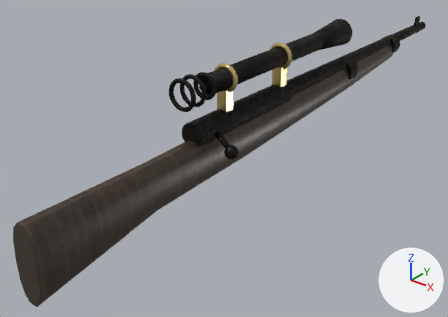
Renders of the glTF model assets/models/weapon_springfield.glb from each side of a commit.
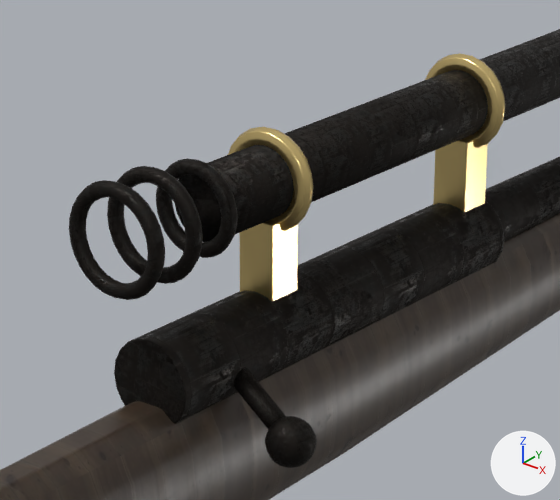
There are two pictures of each version: one whole from a camera (50 mm lens) standing at (0.492, -0.507, 0.351) and looking at (-0.052, 0.172, -0.07), one close up on the part from 33% to 69% of the width and 9% to 53% of the height. Lighting does not change. The marker at lower right points along +X, +Y and +Z. The older version's two pictures come first. Where no turn or scale is listed for an object, it has been applied to the vertices. Vertices at exactly the same position are counted once.

Script lines for the objects in view, before the commit:
```python
mat_aaa_brass_rings = principled_material('aaa_brass_rings')
mat_aaa_brass_rings.base_color = (0.76, 0.58, 0.24)  # yellow #e2c886
mat_aaa_brass_rings.metallic = 0.9
mat_aaa_brass_rings.roughness = 0.28
me_barrel = bpy.data.meshes.new('Barrel')
me_barrel.from_pydata(...)  # 500 vertices, 980 faces; spans x -0.022..0.022, y 0.04..0.78, z -0.006..0.054
me_barrel.materials.append(mat_aaa_springfield_blued)
me_scoperings = bpy.data.meshes.new('ScopeRings')
me_scoperings.from_pydata(...)  # 1168 vertices, 2328 faces; spans x -0.0202..0.0202, y 0.102..0.248, z 0.038..0.108
me_scoperings.materials.append(mat_aaa_brass_rings)  # yellow #e2c886
me_scopetube = bpy.data.meshes.new('ScopeTube')
me_scopetube.from_pydata(...)  # 763 vertices, 1520 faces; spans x -0.022..0.022, y 0.022..0.42, z 0.066..0.11
me_scopetube.materials.append(mat_aaa_springfield_blued)
ob_barrel = bpy.data.objects.new('Barrel', me_barrel)
ob_barrel.location = (0.0, 0.0, 0.0)
ob_scoperings = bpy.data.objects.new('ScopeRings', me_scoperings)
ob_scoperings.location = (0.0, 0.0, 0.0)
ob_scopetube = bpy.data.objects.new('ScopeTube', me_scopetube)
ob_scopetube.location = (0.0, 0.0, 0.0)
# also in view: 'Receiver' at (0.0, 0.2, -0.025); 'Bolt' at (0.023, 0.102, 0.02)
```
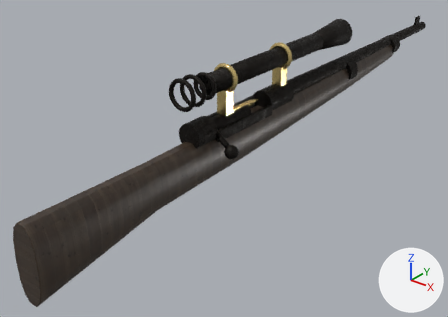
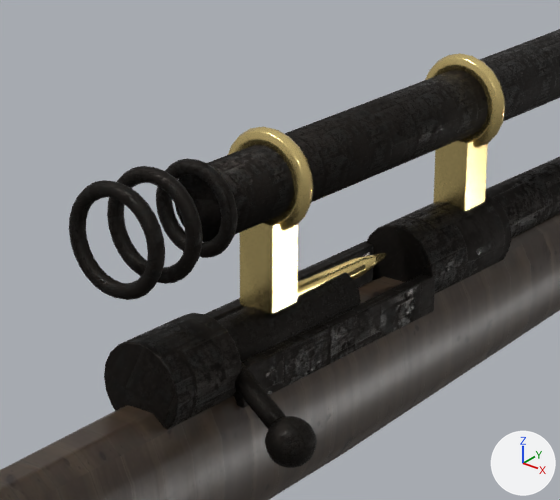
What differs and where, as boxes (x1, y1, x2, y2) in the close-ups (560 x 500 px; the box of a moved part takes in the faces that stretch with it):
'Barrel', reshaped: before (114, 157, 560, 424); after (104, 157, 560, 429)
'ScopeRings', surface changed: (240, 111, 505, 301) in both
'FeedRound', added (yellow): after (297, 253, 386, 296)
part 1 of me_barrel, moved or reshaped: before (114, 201, 504, 424); after (366, 192, 511, 294)
part 2 of me_barrel, added: after (104, 313, 242, 429)
part 3 of me_barrel, added: after (205, 241, 373, 321)
part 4 of me_barrel, added: after (233, 274, 435, 408)
part 5 of me_barrel, surface changed: before (485, 157, 560, 242); after (485, 157, 560, 233)

What the commit changed:
In material 'aaa_brass_rings' (mat_aaa_brass_rings), roughness goes from 0.28 to 0.24.
me_barrel is used by ob_barrel; location (0.0, 0.0, 0.0).
me_barrel had 500 vertices, 980 faces and spanned x -0.022..0.022, y 0.04..0.78, z -0.006..0.054.
me_barrel now has 788 vertices, 1540 faces and spans x -0.022..0.022, y 0.035..0.78, z -0.006..0.054.
me_barrel part 1: the loose piece of 120 vertices spanning x -0.018..0.018, y 0.04..0.25, z 0.01..0.046 is scaled about its middle by (1.03, 0.283, 1.03), then moved by (0.0, 0.08, 0.0).
me_barrel part 2: the loose piece of 120 vertices spanning x -0.018..0.018, y 0.04..0.25, z 0.01..0.046 is copied, and the copy is scaled about its middle by (1.03, 0.173, 1.03), then moved by (0.0, -0.091, 0.0); it spans x -0.018..0.018, y 0.035..0.072, z 0.01..0.046.
me_barrel part 3: a new loose piece of 56 vertices spanning x -0.018..-0.012, y 0.073..0.198, z 0.013..0.035, in mat_aaa_springfield_blued.
me_barrel part 4: a new loose piece of 56 vertices spanning x 0.012..0.018, y 0.073..0.198, z 0.012..0.028, in mat_aaa_springfield_blued.
me_barrel part 5: 675 kept faces spanning x -0.022..0.022, y 0.25..0.78, z -0.006..0.054 get new texture (UV) coordinates.
Other edits to the shape of me_barrel do not show in these pictures.
Mesh me_feedround is new.
It has 35 vertices, 72 faces and spans x -0.0049..0.0049, y -0.035..0.041, z -0.0052..0.0052.
It uses material mat_aaa_brass_rings (yellow #ead18b).
Object 'FeedRound' (ob_feedround) is new; it shows me_feedround.
Its location is (0.0, 0.145, 0.036).
